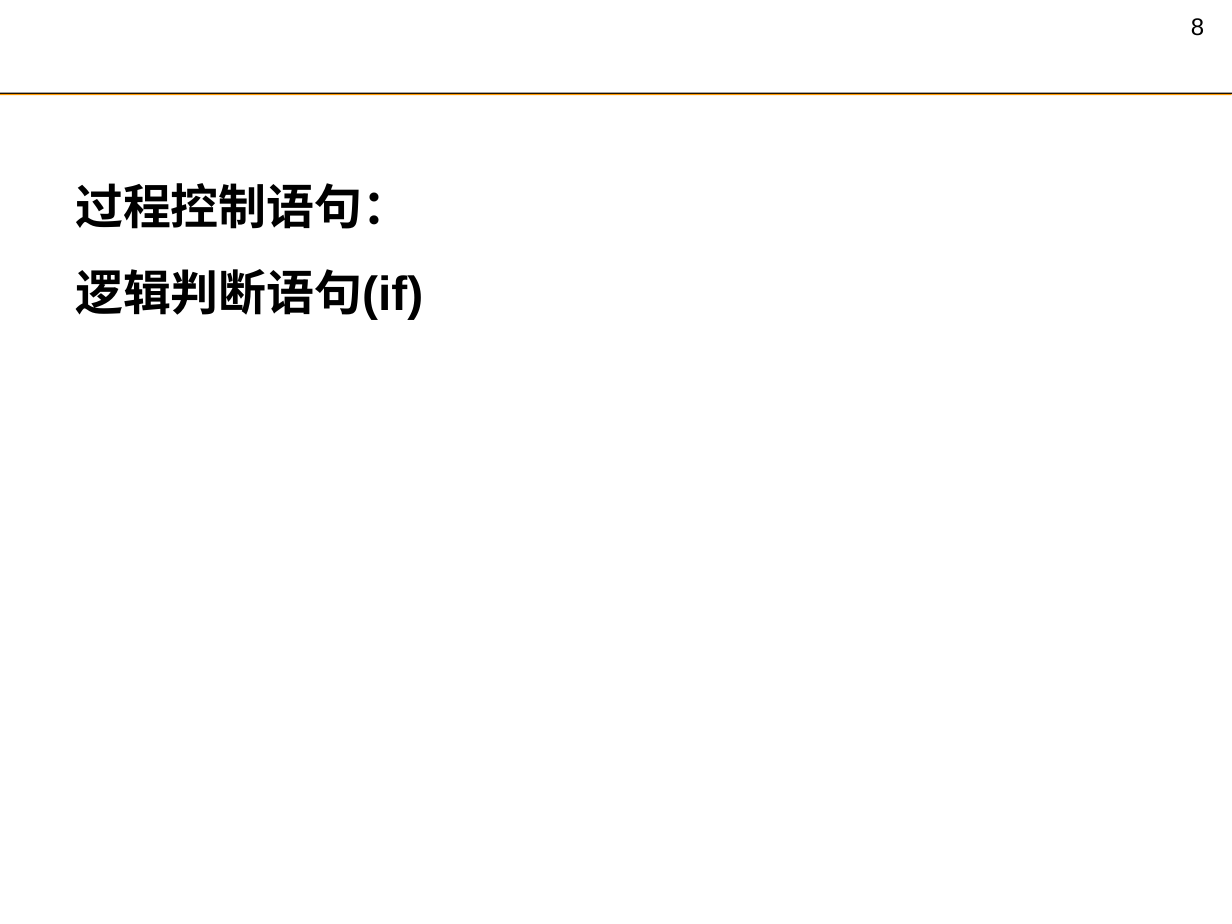
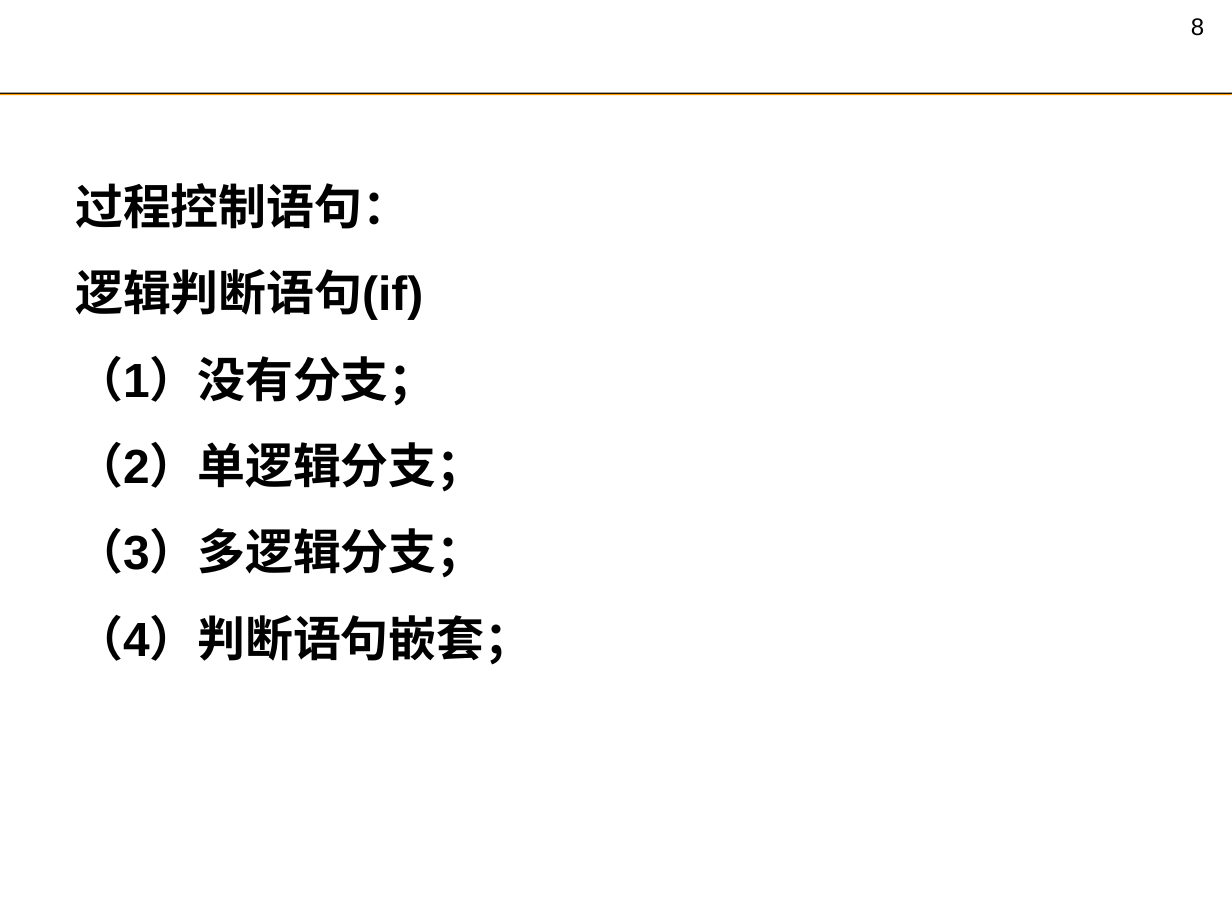
Before and after one commit to njcit-Liu/C-Plus-Sources, a slide deck: slide 8 of C++课件_阶段复习.pptx. Drawn at 1232x924 pixels with LibreOffice and Linux fonts; fonts in the diff are those of the drawing; background and template pictures are left out. Boxes give left, top, right and bottom in pixels: in the first picture for what was removed or moved away, otherwise in the second. Text is boxed around its words. In the diff, an @@ line names an element or a change of style, - is before the commit and + after.

```diff
--- a/C++课件_阶段复习.pptx
+++ b/C++课件_阶段复习.pptx
@@ text at (x1=75, y1=356, x2=532, y2=665): paragraphs added @@
+（1）没有分支；
+（2）单逻辑分支；
+（3）多逻辑分支；
+（4）判断语句嵌套；
```
Also in this commit, not shown: 4 slides added, 1 other file.
